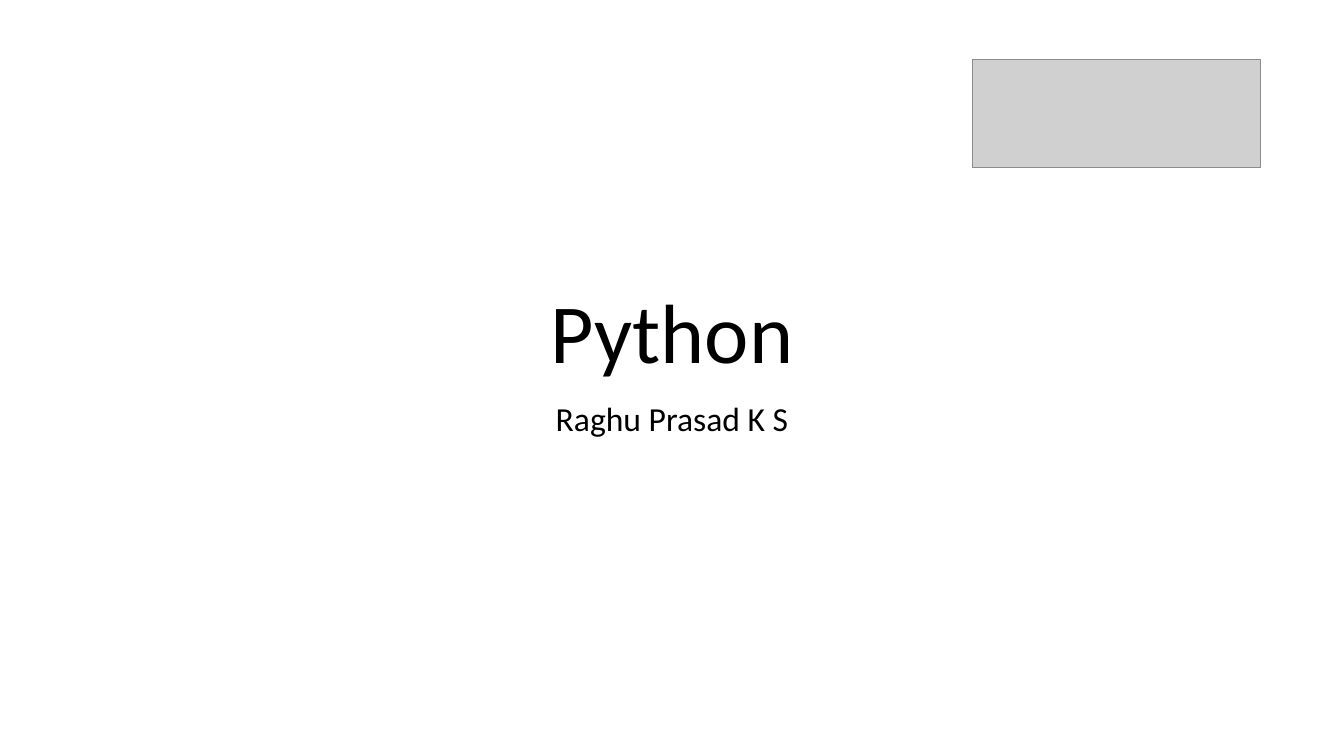
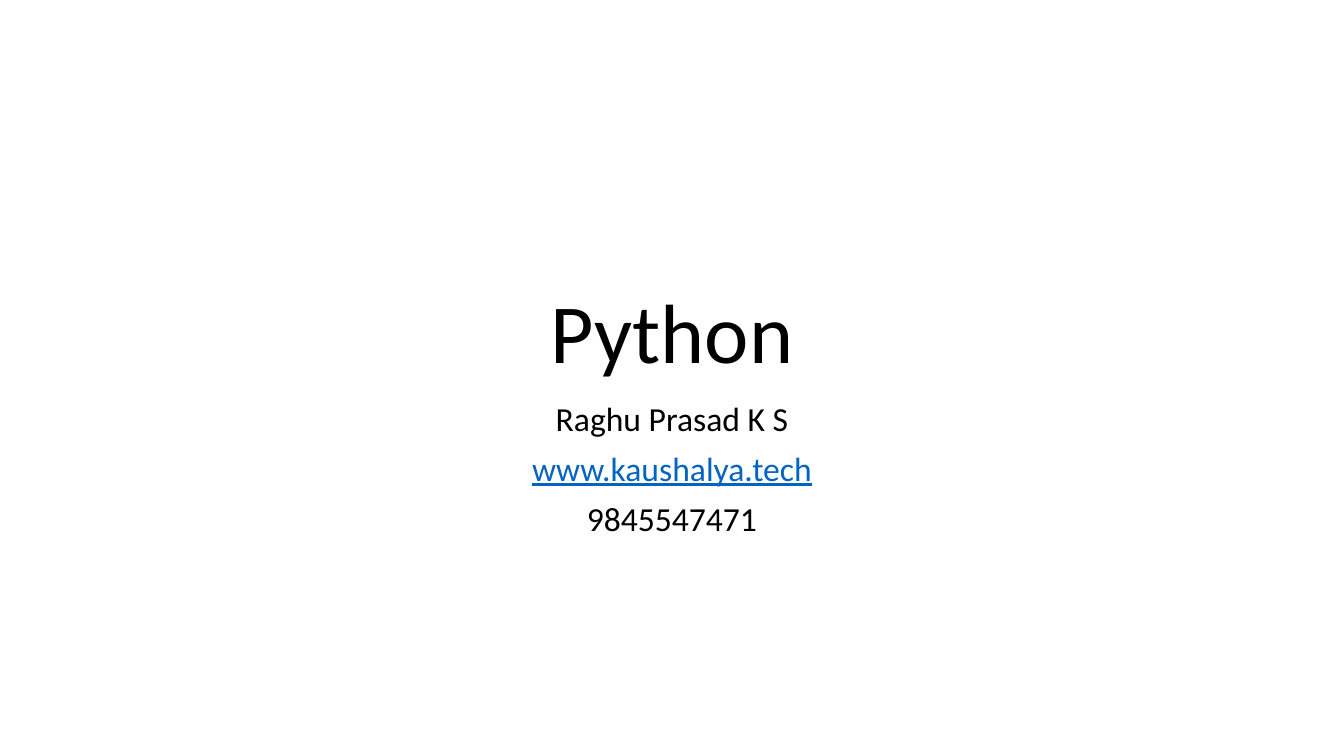
Before and after one commit to raghuprasadks/pythontutorial, a slide deck: slide 1 of presentation/Python-Introduction.pptx. Drawn at 1344x756 pixels with LibreOffice and Linux fonts; fonts in the diff are those of the drawing; grey boxes stand for pictures. Boxes give left, top, right and bottom in pixels: in the first picture for what was removed or moved away, otherwise in the second. Text is boxed around its words. In the diff, an @@ line names an element or a change of style, - is before the commit and + after.

```diff
--- a/presentation/Python-Introduction.pptx
+++ b/presentation/Python-Introduction.pptx
@@ picture removed at [973,59,1261,168] @@
@@ subtitle at [532,457,812,532]: paragraphs added @@
+www.kaushalya.tech
+9845547471
```
Also in this commit, not shown: 14 other slides changed, 33 other files.
